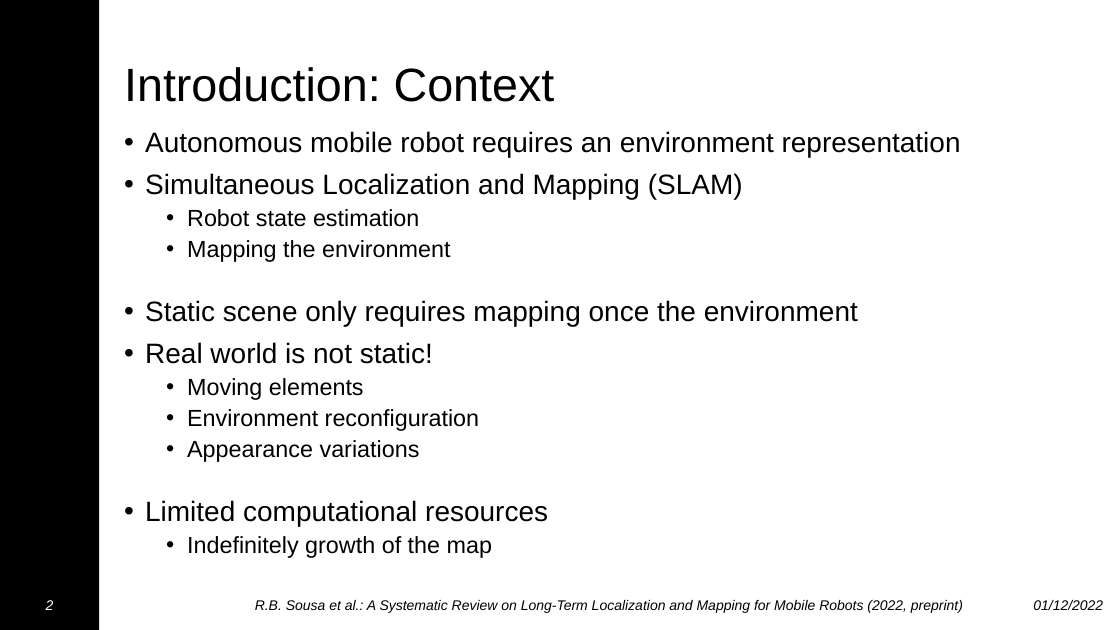
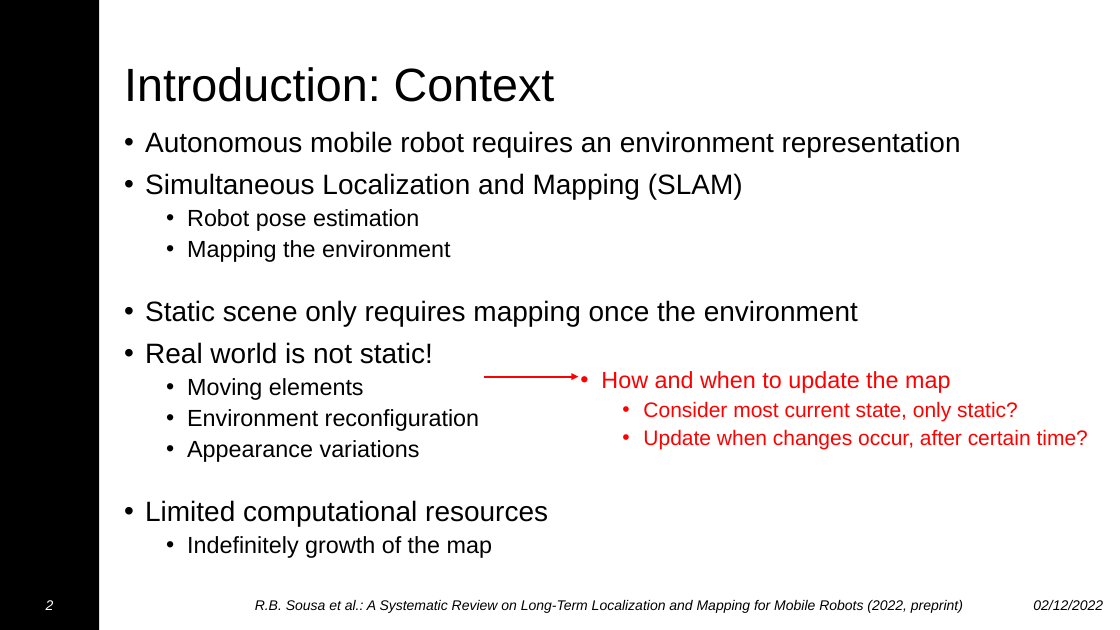
Before and after one commit to sousarbarb/slr-ltlm-mr, a slide deck: slide 7 of presentation/long-term-slam.pptx (slide 6 before the commit). Drawn at 1120x630 pixels with LibreOffice and Linux fonts; fonts in the diff are those of the drawing; background and template pictures are left out. Boxes give left, top, right and bottom in pixels: in the first picture for what was removed or moved away, otherwise in the second. Text is boxed around its words. In the diff, an @@ line names an element or a change of style, - is before the commit and + after.

```diff
--- a/presentation/long-term-slam.pptx
+++ b/presentation/long-term-slam.pptx
@@ text at (187,209,419,231): text changed @@
-  • Robot state estimation
+  • Robot pose estimation
@@ arrow added from (484, 376) to (579, 376), #FF0000 1.5 pt @@
@@ text added at (601,371,1088,450), 18 pt, text #FF0000 @@
+• How and when to update the map
+  • Consider most current state, only static?
+  • Update when changes occur, after certain time?
@@ text at (1033,600,1103,610): text changed @@
-01/12/2022
+02/12/2022
```
Also in this commit, not shown: 55 other slides changed, 1 slide added.
